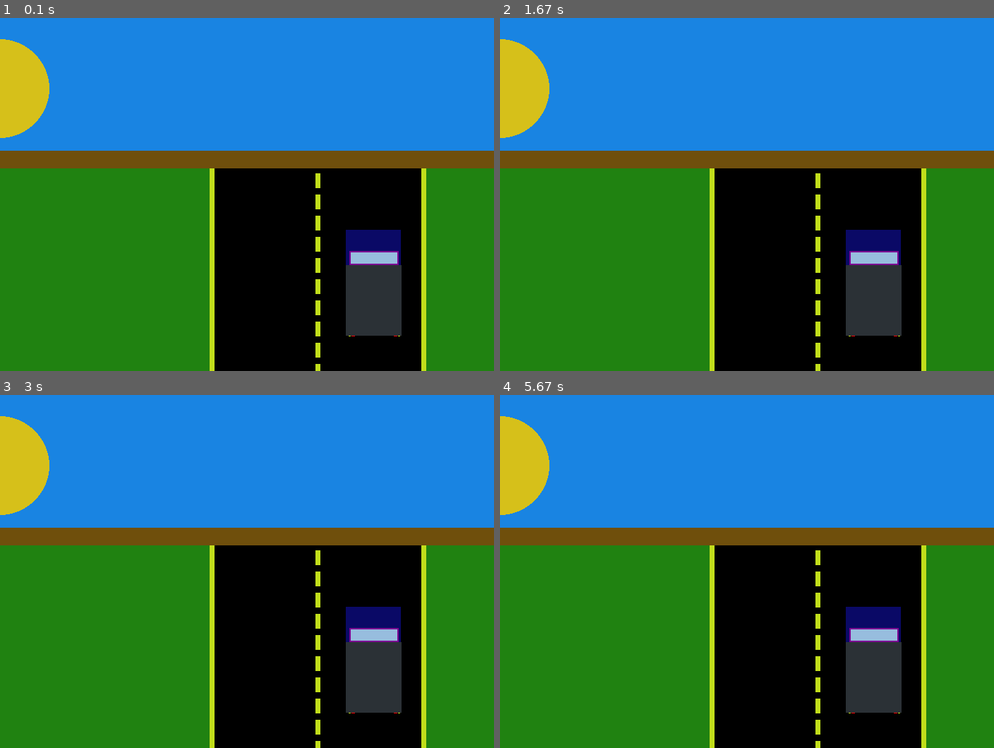
Above: before the commit, frames 1-4 (two rows, left to right).
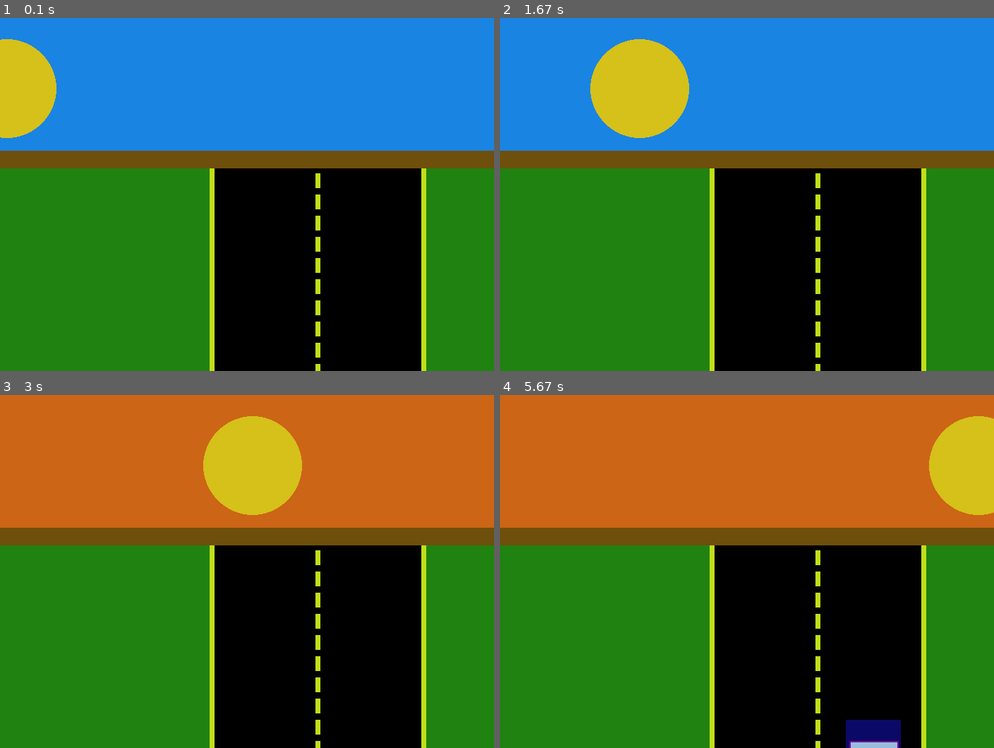
Above: after the commit, the same moments.

Repository: Blacklight911/Program-arcade-games-with-Python-and-Pygame
Game: pygame game, started from Lab_8.py
The game is run twice, just before and just after one commit, with the same random seed, the same clock (stepped at 60 frames per second) and the same inputs.
Inputs:
- Up to frame 1 (0.1 s): no input
- Up to frame 2 (1.67 s): no input
- Up to frame 3 (3 s): no input
- Up to frame 4 (5.67 s): no input

The runs differ from the first frame. In frame 1, 3.8% of the frame differs, in the area x 0-82%, y 6-91%; in frame 2, 9.9%; in frame 3, 41%; in frame 4, 42%, in the area x 0-100%, y 0-100%.

Commit message:
Almost done.

Diff:
--- a/Lab_8.py
+++ b/Lab_8.py
@@ -29,7 +29,7 @@
 circle_x = 0
 circle_y = 100
 circle_change_x = 0
-rect_change_y = 600
+rect_change_y = 500
 rect_sky_color = 0x1984e2
 
 
@@ -55,6 +55,10 @@
     if circle_change_x > 350:
         rect_sky_color = 0xcc6516
 
+    if rect_change_y != 0:
+        rect_change_y += -1
+    else:
+        rect_change_y = 0
     # --- Screen-clearing code goes here
 
     # Here, we clear the screen to white. Don't put other drawing commands
@@ -80,26 +84,20 @@
     for y in range(220, 700, 30):
         pygame.draw.line(screen, 0xc1de1b, [450, y], [450, y + 20], 7)
 
-
-
     # Car
-    pygame.draw.rect(screen, 0x0a0966, [490, 300, 78, 60], 0)
-    # pygame.draw.rect(screen, 0x95cbfa, [495, 325, 60, 20])
-    pygame.draw.rect(screen, 0xc1de1b, [500, 350, 69, 20])
-    pygame.draw.line(screen, 0xc1de1b, [495, 350], [495, 450], 3)
-    pygame.draw.line(screen, 0xc1de1b, [565, 350], [565, 450], 3)
-    pygame.draw.rect(screen, 0x2b3136, [490, 350, 79, 100], 0)
-    pygame.draw.rect(screen, 0x97bdde, [495, 330, 69, 20])
-    pygame.draw.rect(screen, 0x7c0092, [495, 330, 70, 20], 2)
-    pygame.draw.line(screen, red, [500, 450], [500, 450], 5)
-    pygame.draw.line(screen, red, [560, 450], [560, 450], 5)
-
-
+    pygame.draw.rect(screen, 0x0a0966, [490, 300 + rect_change_y, 78, 60], 0)
+    pygame.draw.rect(screen, 0xc1de1b, [500, 350 + rect_change_y, 69, 20])
+    pygame.draw.line(screen, 0xc1de1b, [495, 350 + rect_change_y], [495, 450 + rect_change_y], 3)
+    pygame.draw.line(screen, 0xc1de1b, [565, 350 + rect_change_y], [565, 450 + rect_change_y], 3)
+    pygame.draw.rect(screen, 0x2b3136, [490, 350 + rect_change_y, 79, 100], 0)
+    pygame.draw.rect(screen, 0x97bdde, [495, 330 + rect_change_y, 69, 20])
+    pygame.draw.rect(screen, 0x7c0092, [495, 330 + rect_change_y, 70, 20], 2)
+    pygame.draw.line(screen, red, [500, 450 + rect_change_y], [500, 450 + rect_change_y], 5)
+    pygame.draw.line(screen, red, [560, 450 + rect_change_y], [560, 450 + rect_change_y], 5)
+    pygame.draw.rect(screen, 0xd8de1f, [490, 350 + rect_change_y, 79, 95], 2)
 
     # Дом или событие на траве
-    # Машина на дороге
-    # rect_change_y += -1
-    # circle_change_x += 2
+    circle_change_x += 2
 
     # --- Drawing code should go here
 
